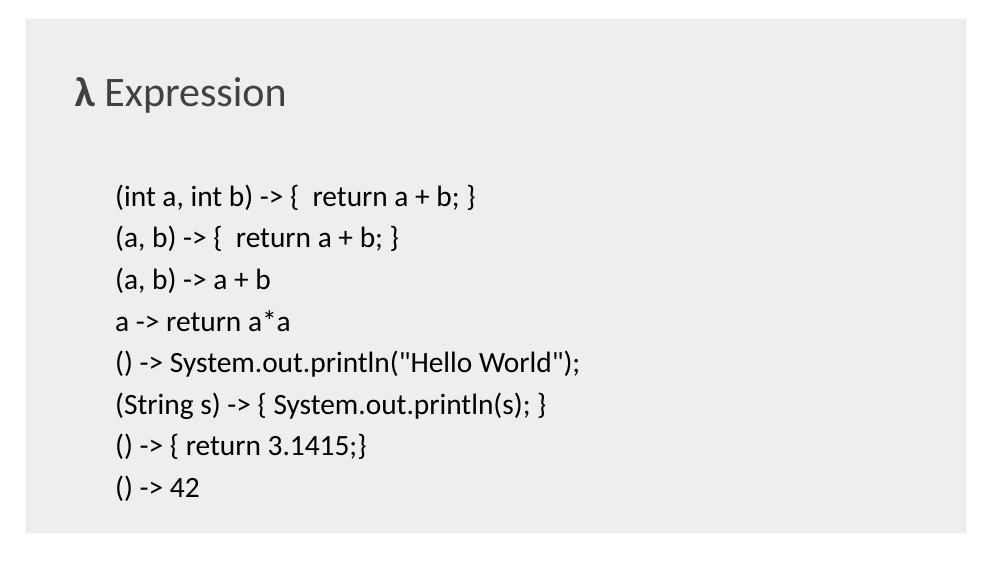
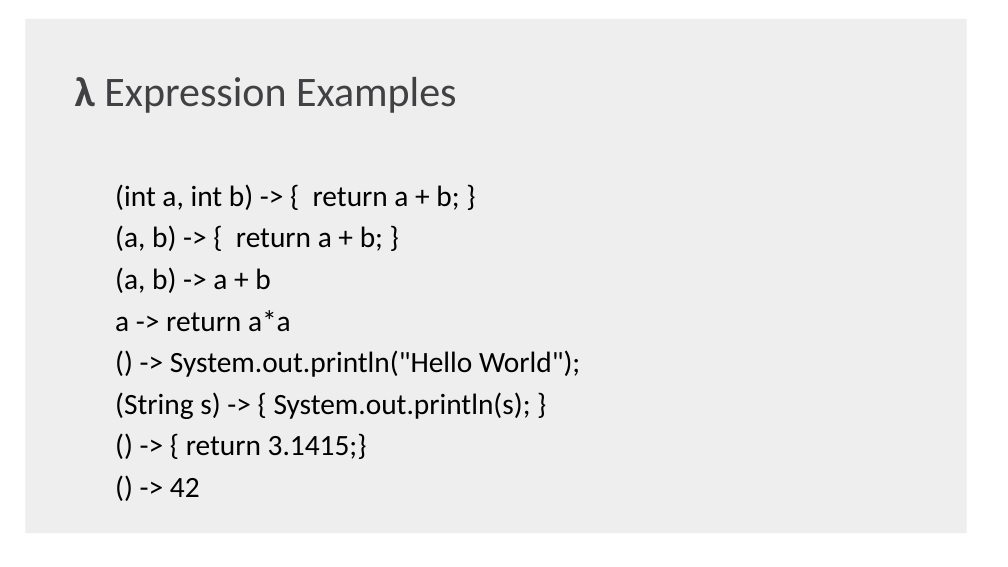
Before and after one commit to shaojie-xu-kp/Java8_lunch_learn, a slide deck: slide 6 of Java 8 & TDP.pptx. Drawn at 1008x567 pixels with LibreOffice and Linux fonts; fonts in the diff are those of the drawing; background and template pictures are left out. Boxes give left, top, right and bottom in pixels: in the first picture for what was removed or moved away, otherwise in the second. Text is boxed around its words. In the diff, an @@ line names an element or a change of style, - is before the commit and + after.

```diff
--- a/Java 8 & TDP.pptx
+++ b/Java 8 & TDP.pptx
@@ text at [75,77,456,113]: text changed @@
-λ Expression
+λ Expression Examples
```
Also in this commit, not shown: 16 other slides changed, 1 slide added, 3 slides removed, 2 other files.
